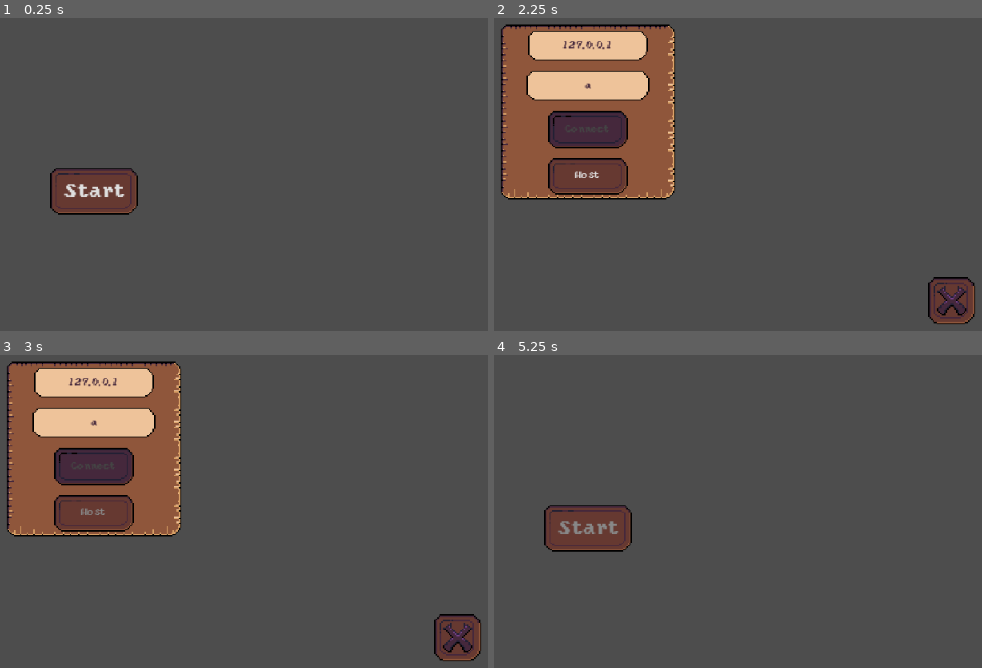
Above: before the commit, frames 1-4 (two rows, left to right).
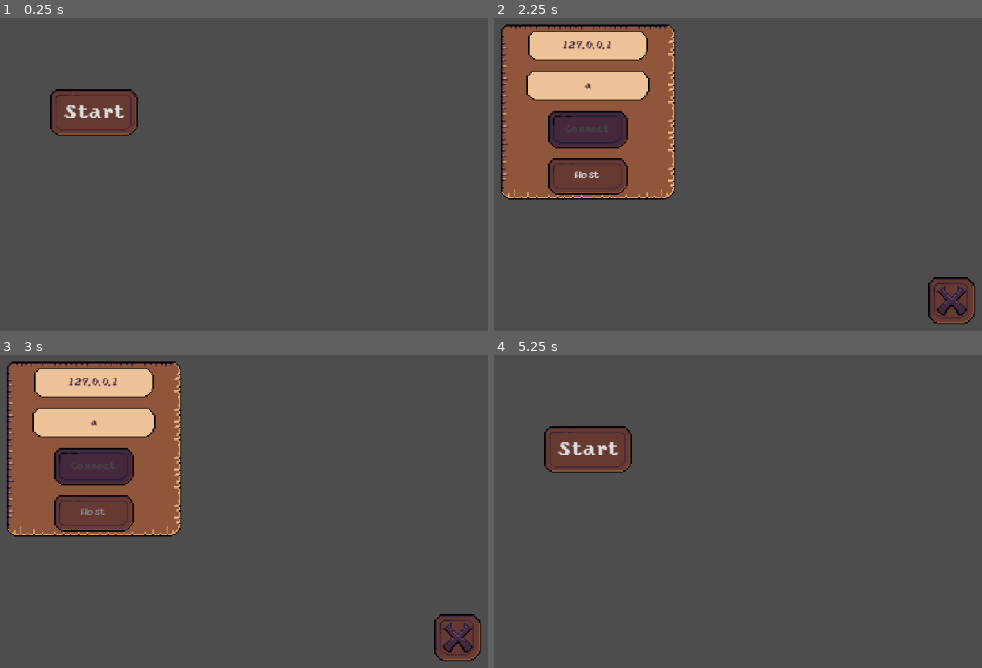
Above: after the commit, the same moments.

Repository: 0xspiderr/itec-2026
Game: Godot game, scene res://_start_menu/startScene.tscn
Two runs of this game, one before a commit and one after it. Both use one fixed random seed, a clock stepped at 60 frames per second and the inputs below.
Inputs (mouse positions are in pixels of both pictures, inside the frame that each line leads up to):
- Up to frame 1 (0.25 s): no input
- Up to frame 2 (2.25 s): click "Start" at 0.5 s; click (952, 299) at 1.25 s; click "Start" at 2 s
- Up to frame 3 (3 s): click "Host" at 2.75 s
- Up to frame 4 (5.25 s): hold D (right) 3.53-4.28 s; hold E (pickup) 3.53-4.28 s; hold Down (down) 4.28-5.03 s; tap E (pickup) at 4.35 s; tap Enter at 5 s; hold D (right) from 5.03 s (still down); hold E (pickup) from 5.03 s (still down)

The runs differ from the first frame. In frame 1, 5.3% of the frame differs, in the area x 10-29%, y 22-63%; in frame 2, nothing differs; in frame 3, nothing differs; in frame 4, 5.3%.

Commit message:
added: snow particles

Diff:
--- a/_level/level_1.tscn
+++ b/_level/level_1.tscn
@@ -25,6 +25,17 @@
 [sub_resource type="RectangleShape2D" id="RectangleShape2D_xmt5o"]
 size = Vector2(215, 2534)
 
+[sub_resource type="ParticleProcessMaterial" id="ParticleProcessMaterial_cedvk"]
+particle_flag_disable_z = true
+emission_shape = 3
+emission_box_extents = Vector3(800, 1, 1)
+initial_velocity_max = 1.0
+gravity = Vector3(-300, 400, 0)
+scale_min = 2.0
+scale_max = 5.0
+color = Color(0.82606, 0.82606006, 0.82606, 1)
+turbulence_enabled = true
+
 [node name="Level1" type="Node2D" unique_id=1302037982]
 y_sort_enabled = true
 script = ExtResource("1_xtfeo")
@@ -743,6 +754,12 @@
 theme_override_colors/font_color = Color(0, 0, 0, 1)
 text = "Time survived: "
 
+[node name="GPUParticles2D" type="GPUParticles2D" parent="CanvasLayer" unique_id=735268748]
+amount = 500
+lifetime = 4.0
+preprocess = 5.0
+process_material = SubResource("ParticleProcessMaterial_cedvk")
+
 [node name="ButurugaSpawnTimer" type="Timer" parent="." unique_id=1908935787]
 wait_time = 5.0
 
--- a/_start_menu/startScene.tscn
+++ b/_start_menu/startScene.tscn
@@ -16,17 +16,17 @@
 texture_filter = 1
 custom_minimum_size = Vector2(64, 16)
 layout_mode = 1
-anchors_preset = 7
+anchors_preset = 8
 anchor_left = 0.5
-anchor_top = 1.0
+anchor_top = 0.5
 anchor_right = 0.5
-anchor_bottom = 1.0
+anchor_bottom = 0.5
 offset_left = -35.0
-offset_top = -135.0
+offset_top = -18.5
 offset_right = 35.0
-offset_bottom = -98.0
+offset_bottom = 18.5
 grow_horizontal = 2
-grow_vertical = 0
+grow_vertical = 2
 theme = ExtResource("1_77lh3")
 text = "Start"
 
Not shown: 1 places in _start_menu/startScene.tscn that only renumber resources
Not shown, added: export_presets.cfg
